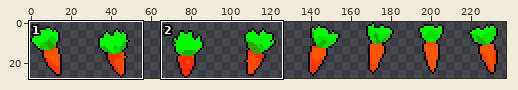
Sprite sheet -- Assets/LevelSegments/Carrot/Carrot_strip8.png. Above: a wide view before the commit, with the close-up outlined.
Close-up. Before the commit:
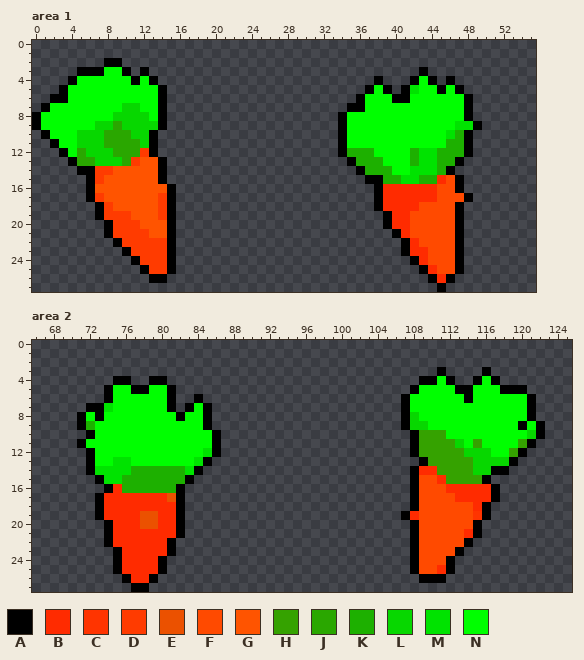
The file is 248x28 pixels. Colours within 5 levels of each other are drawn and written as one. Shown: area 1: x 0..55, y 0..27; area 2: x 66..125, y 0..27. The wide view leaves out empty margins. The commit also changed other parts of the picture, which this record leaves out.
Palette (. is transparent): A #000000  B #ff2b00  C #ff3400  D #ff3b00  E #eb5100  F #ff4a00  G #ff5400  H #35a200  J #2aa700  K #1db000  L #07d700  M #00e300  N #00ff00
Pixels before, area 1, first column x 0:
 2 ........AA........................................
 3 .....AAANNA.A..............................A......
 4 ....ANNNNNNANA........................A...ANA.A...
 5 ...ANNNNNNNNNNA......................ANA.AMNNANA..
 6 ..AANNNNNNNNNNA.....................ANNNAANNNNNNA.
 7 .ANNNNNNNNLLNNA....................AANNNNNNNNNNNA.
 8 ANNNNNNNNLLLLNA...................ANNNNNNNNNNNNNA.
 9 ANNNNNNLLJLLLLA...................ANNNNNNNNNNNNMMA
10 .ANNNLLLJJJLLA....................ANNNNNNNNNNNMKA.
11 ..ANNLLLJJJJLA....................ANNNNNNNNNNNKKA.
12 ...ANJLLLJJJDA....................AKKKNNNNKMMKKKA.
13 ....AJJLLLJDGGA....................AKKKNNNKMMKKA..
14 .....AADDGGGGGA.....................AKKKNNMMMKA...
15 ......ADGGGGGGA......................AAKKMMKKBFA..
16 ......AGGGGGGGGA......................ABBBBBBFFA..
17 ......ADGGGGGGDA......................ABBBBBBFFFA.
18 .......ADGGGGGDA......................ABBBBFFFFA..
19 .......ADDDGGGDA.......................ABBFFFFFA..
20 ........ADDDGGGA.......................ABBFFFFFA..
21 ........ADDDDGGA........................ABFFFFFA..
22 .........ADDDDDA.........................ABFFFFA..
23 ..........ADDDDA.........................ABBFFFA..
24 ...........ADDDA..........................ABFFFA..
25 ............ADDA...........................ABFFA..
26 .............AA.............................ABA...
27 .............................................A....
Pixels before, area 2, first column x 71:
 3 ........................................A....A......
 4 ....AA..AA............................AANA..ANA.....
 5 ...ANNAANNA..........................ANNNNAANNNAAA..
 6 ...ANNNNNNA..A......................ANNNNNNANNNNNNA.
 7 .AAMNNNNNNA.ANA.....................ANNNNNNNNNNNNNA.
 8 ANANNNNNNNNANNA.....................ALNNNNNNNNNNNNA.
 9 AKNNNNNNNNNNNNA.....................ALLNNNNNNNNNNANA
10 .ANNNNNNNNNNNNNA.....................AHHHNNNNNNNNNLA
11 ANNNNNNNNNNNNNNA.....................AHHHHLNHNNNNHA.
12 .ANNNNNNNNNNNNMA.....................AHHHHHLLLNNHA..
13 .ANNMMNNNNNNNMA.......................AHHHHHLLLLA...
14 .AMMMMKKKKKKMA.......................ABBHHHHLLAA....
15 ..AMMKKKKKKKA........................AFFBHHHHA......
16 ...ABKKKKKKA.........................AFFFBBBBBA.....
17 ..ABBBBBBBEA.........................AFFFFBBBBA.....
18 ..ABBBBBBBBA.........................AFFFFFFBA......
19 ..ABBBBEEBBA........................ABFFFFFFCA......
20 ...ABBBEEBBA.........................AFFFFFFA.......
21 ...ABBBBBBBA.........................AFFFFFBA.......
22 ...ABBBBBBA..........................AFFFFFA........
23 ....ABBBBBA..........................AFFFFA.........
24 ....ABBBBA...........................AFFFA..........
25 ....ABBBBA...........................AFFBA..........
26 .....ABBA.............................AAA...........
27 ......AA............................................
New version:
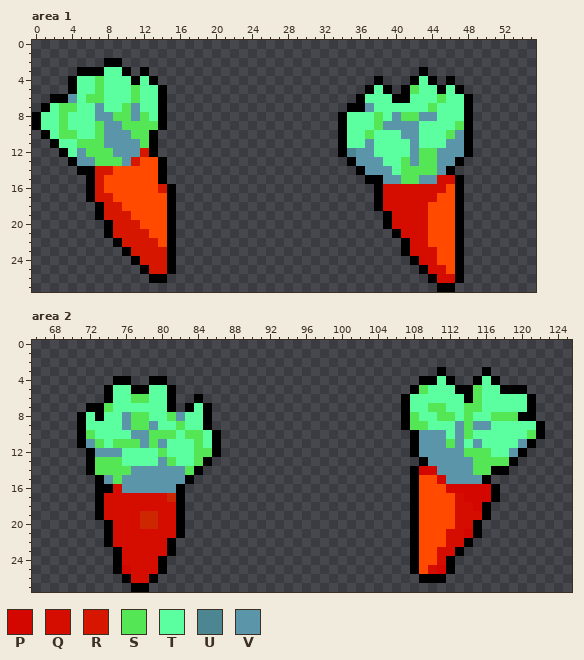
Colours new in this view: P #d40600  Q #d50d00  R #d71600  S #54e654  T #5bffa0  U #4c8693  V #5a95a9
Changes in this commit:
colour E: #eb5100 -> #cc2700
Area 1:
y 3: x 8..9 NN -> TT
y 4: x 5..10 NNNNNN -> TTSTTT; x 12 N -> T; x 43 N -> T
y 5: x 3..13 ANNNNNNNNNN -> .ATTSTTTSTT; x 38 N -> T; x 42..44 MNN -> STT; x 46 N -> T
y 6: x 4..13 NNNNNNNNNN -> VTSSTTTSTT; x 37..39 NNN -> TTT; x 42..47 NNNNNN -> TTTSTT
y 7: x 2..13 NNNNNNNNLLNN -> TSSTTVTTSVTT; x 37..47 NNNNNNNNNNN -> VTTTTTTSTTT
y 8: x 1..13 NNNNNNNNLLLLN -> TTSTTTVVSSVST; x 35..47 NNNNNNNNNNNNN -> TTTSTVSSVVTTT
y 9: x 1..13 NNNNNNLLJLLLL -> TTSTTTSVVSSSS; x 35..49 NNNNNNNNNNNNMMA -> TTTSVVVVTTTTSA.
y 10: x 2..12 NNNLLLJJJLL -> TSSTTSVVVSS; x 35..47 NNNNNNNNNNNMK -> TTSTTTVVTTTSV
y 11: x 3..12 NNLLLJJJJL -> TTSSSVVVVS; x 35..47 NNNNNNNNNNNKK -> TTVTTTTVTTTVV
y 12: x 4..12 NJLLLJJJD -> TVSSSVVVR; x 35..47 KKKNNNNKMMKKK -> UVVTTTTVSSVVV
y 13: x 5..13 JJLLLJDGG -> VVSSSVRFF; x 36..46 KKKNNNKMMKK -> VVVTTSVSSVV
y 14: x 7..13 DDGGGGG -> RRFFFFF; x 37..45 KKKNNMMMK -> VVVTSSSSV
y 15: x 7..13 DGGGGGG -> RFFFFFF; x 39..46 KKMMKKBF -> VVSSVVQQ
y 16: x 7..14 GGGGGGGG -> RFFFFFFR; x 39..45 BBBBBBF -> QQQQQQQ
y 17: x 7..14 DGGGGGGD -> RRFFFFFF; x 39..44 BBBBBB -> QQQQQQ; x 47..48 FA -> A.
y 18: x 8..14 DGGGGGD -> RRFFFFF; x 39..43 BBBBF -> QQQQQ
y 19: x 8..14 DDDGGGD -> RRRFFFF; x 40..43 BBFF -> QQQQ
y 20: x 9..14 DDDGGG -> RRRFFF; x 40..43 BBFF -> QQQQ
y 21: x 9..14 DDDDGG -> RRRRFF; x 41..43 BFF -> QQQ
y 22: x 10..14 DDDDD -> RRRRF; x 42..43 BF -> QQ
y 23: x 11..14 DDDD -> RRRR; x 42..44 BBF -> QQQ
y 24: x 12..14 DDD -> RRR; x 43..44 BF -> QQ
y 25: x 13..14 DD -> RR; x 44..45 BF -> QQ
y 26: x 45..47 BA. -> QQA
y 27: x 46 . -> A
Area 2:
y 4: x 111 N -> T; x 116 N -> T
y 5: x 75..76 NN -> TT; x 79..80 NN -> TT; x 109..112 NNNN -> STTT; x 115..117 NNN -> STT
y 6: x 75..80 NNNNNN -> TTSSTT; x 108..113 NNNNNN -> TTTTTT; x 115..120 NNNNNN -> STTTTT
y 7: x 74..80 MNNNNNN -> STTTTTT; x 84 N -> T; x 108..120 NNNNNNNNNNNNN -> TTSSTTSSTTTTT
y 8: x 72 N -> T; x 74..84 NNNNNNNNANN -> TTVSSTTSVTT; x 108..120 LNNNNNNNNNNNN -> STTSSTSTTSSSA
y 9: x 72..84 KNNNNNNNNNNNN -> TTTTVSSVTTSTT; x 108..121 LLNNNNNNNNNNAN -> SSTTTVSVVTTTTT
y 10: x 71..85 .ANNNNNNNNNNNNN -> ASTTTTVVSSSTSST; x 109..121 HHHNNNNNNNNNL -> VVVTVSTTTTTTS
y 11: x 72..85 NNNNNNNNNNNNNN -> VSTSSSVSVTTTST; x 109..120 HHHHLNHNNNNH -> VVVSVTVTTTTV
y 12: x 73..85 NNNNNNNNNNNNM -> VVVTTTTSTTTSS; x 109..119 HHHHHLLLNNH -> VVVVVSSSTTV
y 13: x 73..84 NNMMNNNNNNNM -> SSSTTTTVSTTS; x 110..118 HHHHHLLLL -> VVVVVSSSS
y 14: x 73..83 MMMMKKKKKKM -> SSSSVVVVVVS; x 109..116 BBHHHHLL -> PPVVVVSS
y 15: x 74..82 MMKKKKKKK -> VSVVVVVVV; x 111..115 BHHHH -> PVVVV
y 16: x 73 . -> A; x 75..81 BKKKKKK -> QVVVVVV; x 112..116 BBBBB -> PPPPP
y 17: x 74..80 BBBBBBB -> QQQQQQQ; x 113..116 BBBB -> QPPP
y 18: x 74..81 BBBBBBBB -> QQQQQQQQ; x 113..115 FFB -> QQP
y 19: x 74..77 BBBB -> QQQQ; x 80..81 BB -> QQ; x 107..108 AB -> .A; x 113..115 FFC -> QQQ
y 20: x 75..77 BBB -> QQQ; x 80..81 BB -> QQ; x 113..114 FF -> QQ
y 21: x 75..81 BBBBBBB -> QQQQQQQ; x 112..114 FFB -> QQP
y 22: x 75..80 BBBBBB -> QQQQQQ; x 112..113 FF -> QQ
y 23: x 76..80 BBBBB -> QQQQQ; x 111..112 FF -> QQ
y 24: x 76..79 BBBB -> QQQQ; x 111 F -> Q
y 25: x 76..79 BBBB -> PQQQ; x 110..111 FB -> QP
y 26: x 77..78 BB -> QQ
Pixel boxes of the changes (left, top, right, bottom) in both close-ups:
changed: (41, 67, 167, 274)
changed: (347, 76, 482, 292)
changed: (401, 376, 536, 574)
changed: (77, 385, 212, 583)
